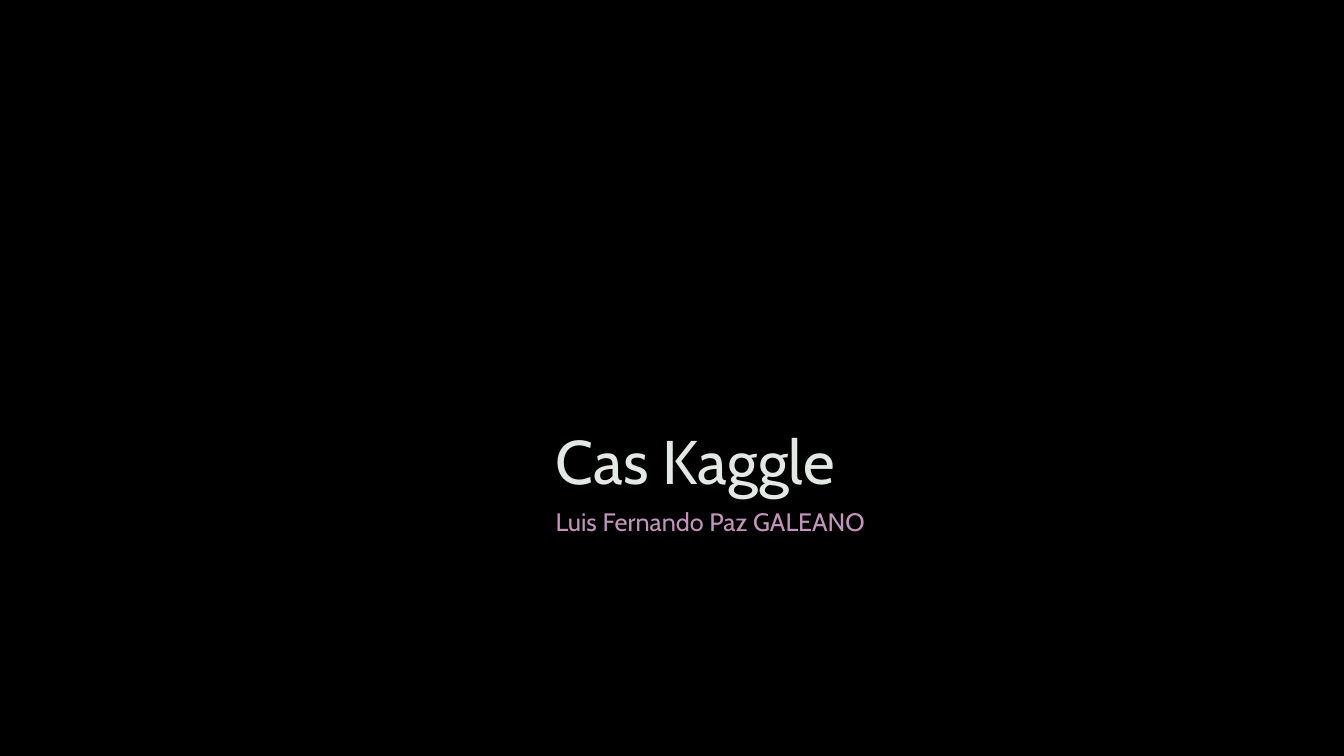
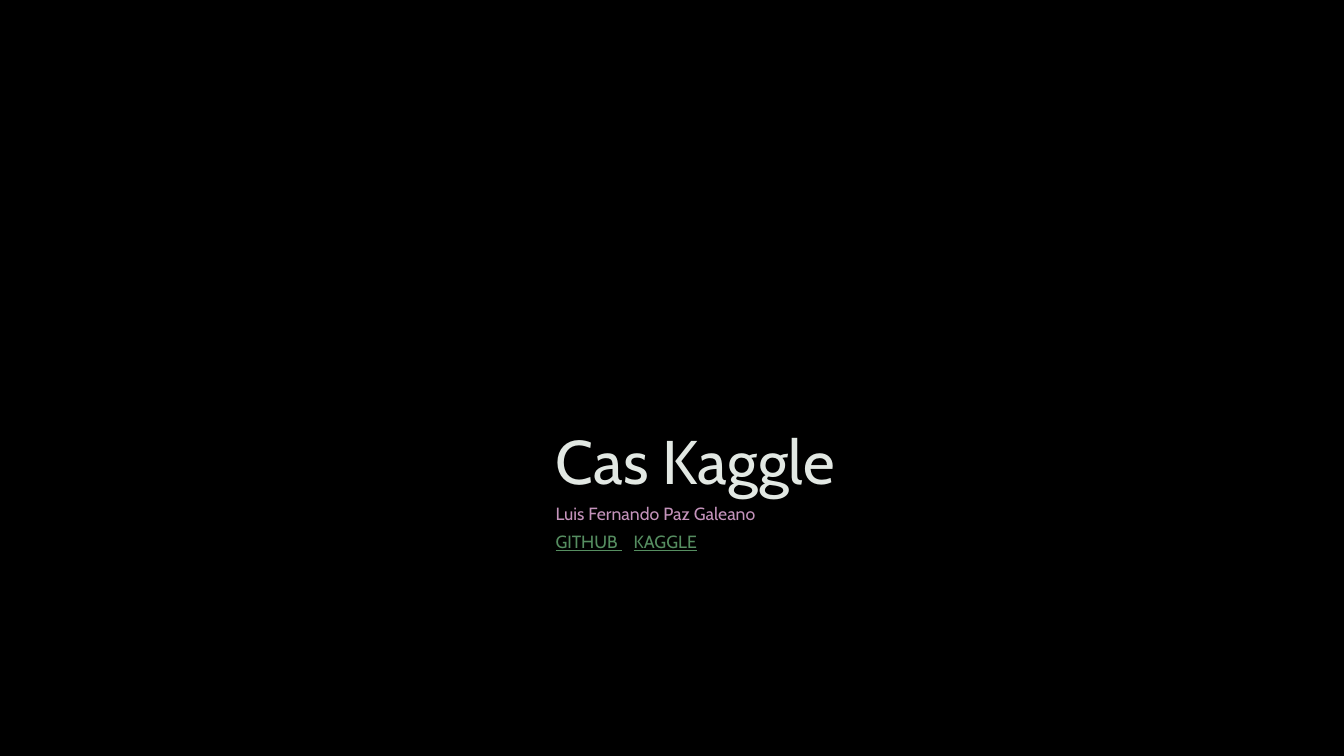
Before and after one commit to lferpaz/APC-proyect, a slide deck: slide 1 of CasKaggle.pptx. Drawn at 1344x756 pixels with LibreOffice and Linux fonts; fonts in the diff are those of the drawing; background and template pictures are left out. Boxes give left, top, right and bottom in pixels: in the first picture for what was removed or moved away, otherwise in the second. Text is boxed around its words. In the diff, an @@ line names an element or a change of style, - is before the commit and + after.

```diff
--- a/CasKaggle.pptx
+++ b/CasKaggle.pptx
@@ subtitle at bbox=[556, 506, 755, 551]: text changed; size 18 to 12.6 pt @@
-Luis Fernando Paz GALEANO
+Luis Fernando Paz Galeano
+GITHUB KAGGLE
```
Also in this commit, not shown: 1 other slide changed, 1 slide added, 35 other files.
